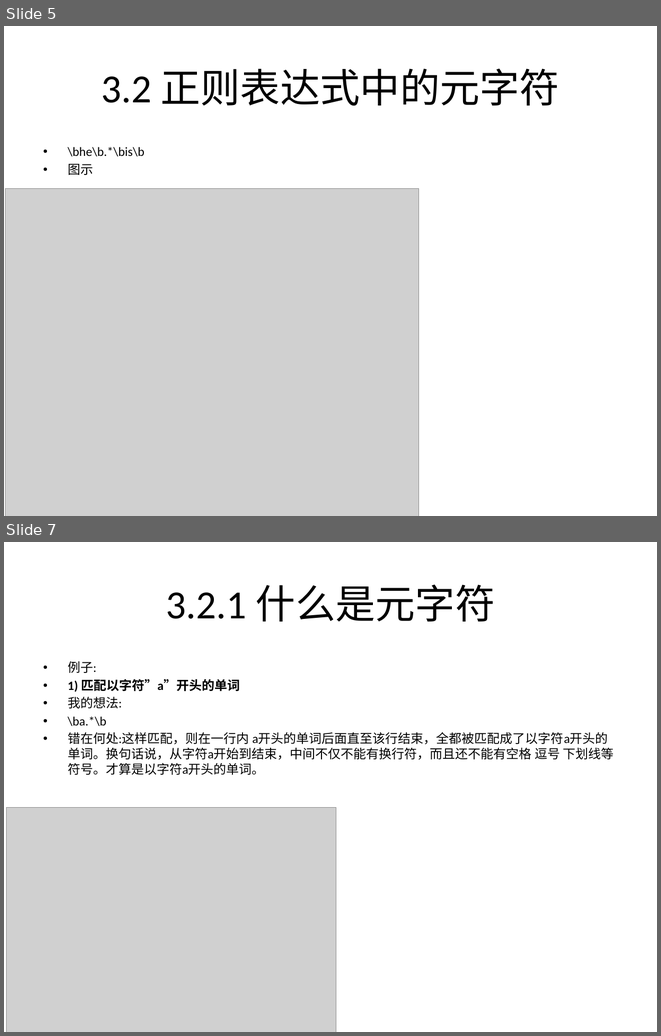
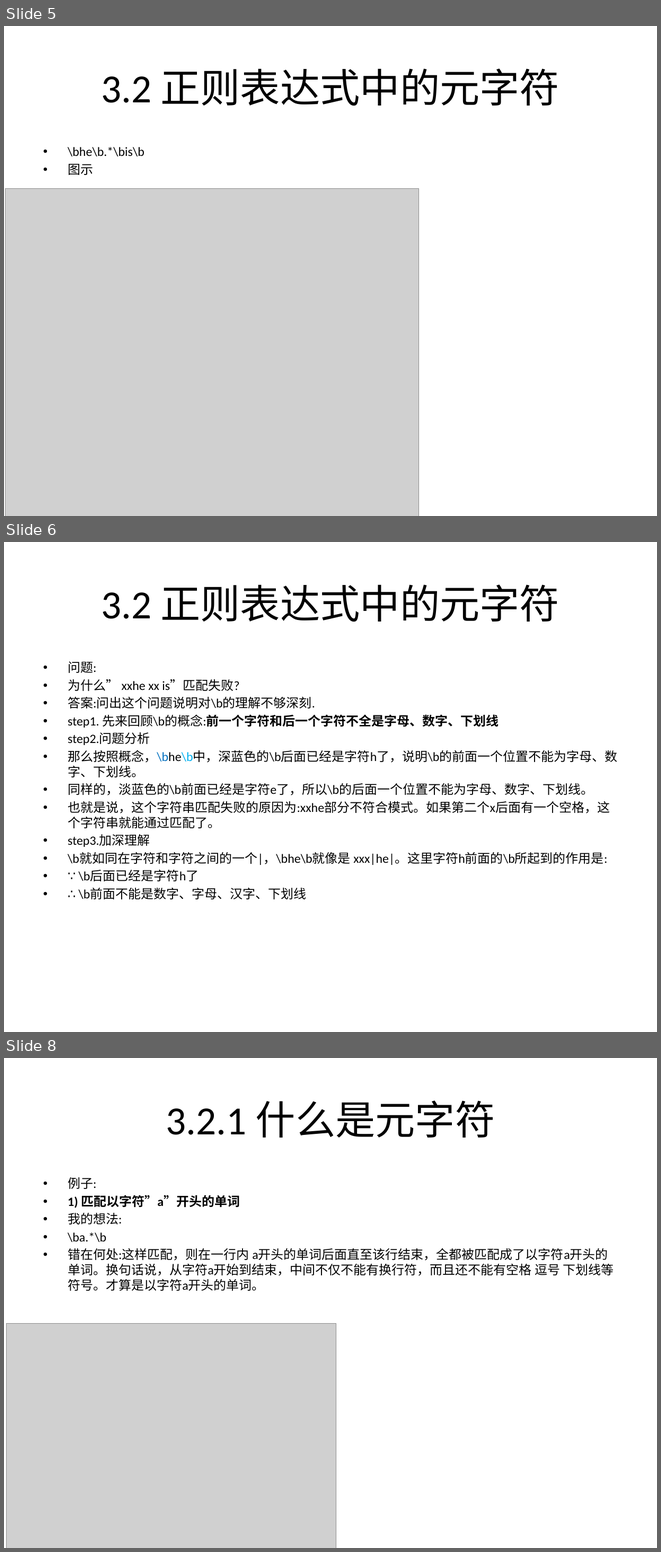
Before and after one commit to rayallen20/regularExpressions, a slide deck: 《PHP核心技术与最佳实践》第3章--正则表达式基础与应用/3.2 正则表达式中的元字符.pptx. Shown one above the other, each under a label of ours: slides 5 and 7 before the commit, slides 5, 6 and 8 after it; the slides between them are not shown. The pictures are 661x1036 and 661x1552 pixels, drawn with LibreOffice and Linux fonts; fonts in the diff are those of the drawing; grey boxes stand for pictures. Boxes give left, top, right and bottom in pixels: in the first picture for what was removed or moved away, otherwise in the second. Text is boxed around its words. In the diff, an @@ line names an element or a change of style, - is before the commit and + after.

Commit message:
复习3.1和3.2的内容
修改部分为查漏补缺
具体内容为:
1. 加深了对\d的理解
2.修改了一个正则表达式,使其符合需求

```diff
--- a/《PHP核心技术与最佳实践》第3章--正则表达式基础与应用/3.2 正则表达式中的元字符.pptx
+++ b/《PHP核心技术与最佳实践》第3章--正则表达式基础与应用/3.2 正则表达式中的元字符.pptx
@@ slide 6 added at [4, 542, 657, 1032], background #FFFFFF @@
@@ title added at [101, 584, 559, 622], 44 pt, text #000000 @@
+3.2 正则表达式中的元字符
@@ text added at [68, 661, 617, 899], 14 pt, text #000000 @@
+• 问题:
+• 为什么” xxhe xx is”匹配失败?
+• 答案:问出这个问题说明对\b的理解不够深刻.
+• step1. 先来回顾\b的概念:前一个字符和后一个字符不全是字母、数字、下划线
+• step2.问题分析
+• 那么按照概念，\bhe\b中，深蓝色的\b后面已经是字符h了，说明\b的前面一个位置不能为字母、数字、下划线。
+• 同样的，淡蓝色的\b前面已经是字符e了，所以\b的后面一个位置不能为字母、数字、下划线。
+• 也就是说，这个字符串匹配失败的原因为:xxhe部分不符合模式。如果第二个x后面有一个空格，这个字符串就能通过匹配了。
+• step3.加深理解
+• \b就如同在字符和字符之间的一个|，\bhe\b就像是 xxx|he|。这里字符h前面的\b所起到的作用是:
+• ∵ \b后面已经是字符h了
+• ∴ \b前面不能是数字、字母、汉字、下划线
@@ what was slide 7 is now slide 8 @@
```
Also in this commit, not shown: 3 slides changed, 1 other slide added, 2 other files.
